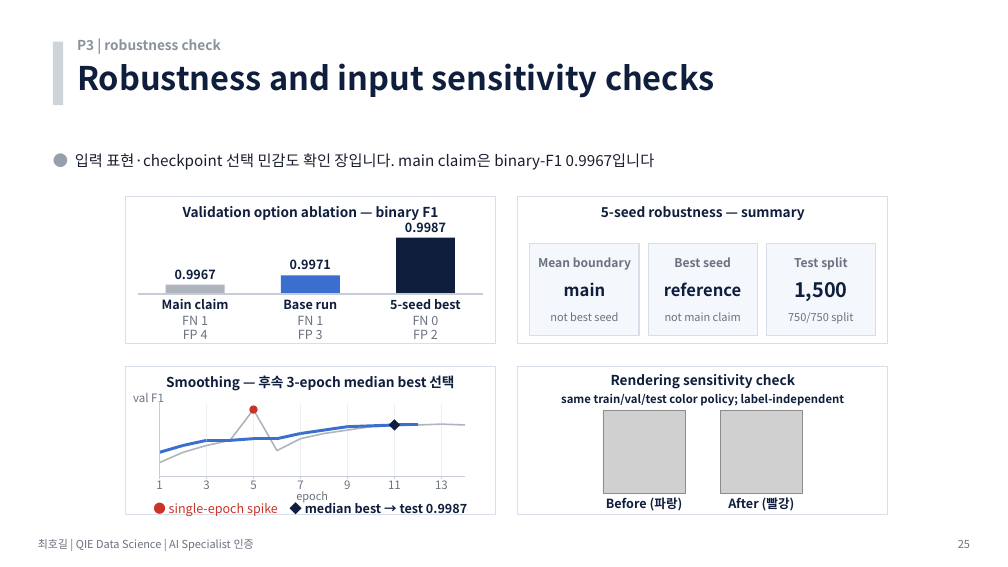
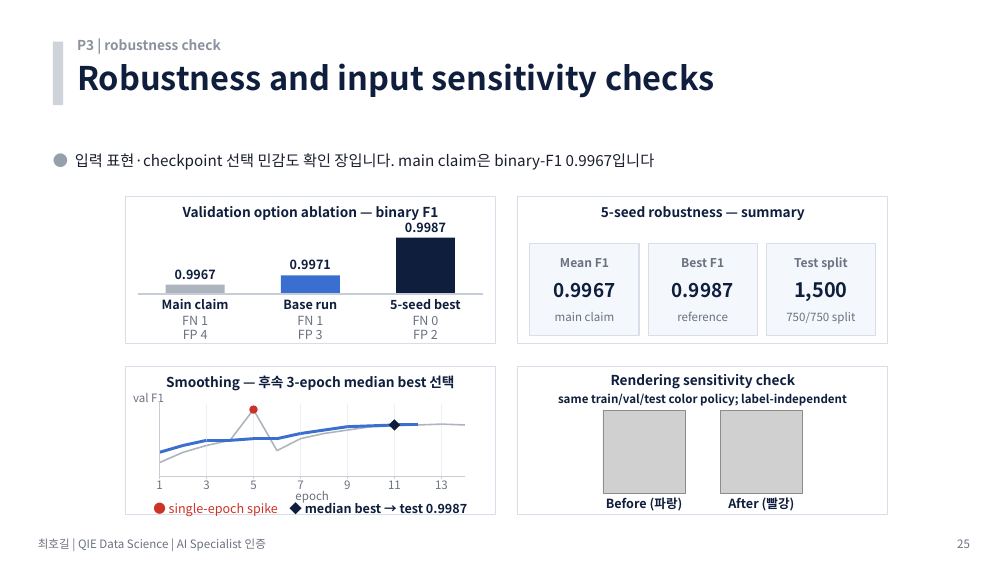
Before and after one commit to hogil/fbm_paper, a slide deck: slide 25 of recommendation/presentation/'26년 AI Specialist 면점 심사 자료_메모리사업부_최호길.pptx. Drawn at 1008x567 pixels with LibreOffice and Linux fonts; fonts in the diff are those of the drawing; grey boxes stand for pictures. Boxes give left, top, right and bottom in pixels: in the first picture for what was removed or moved away, otherwise in the second. Text is boxed around its words. In the diff, an @@ line names an element or a change of style, - is before the commit and + after.

Commit message:
Polish AI specialist deck readability

```diff
--- a/recommendation/presentation/'26년 AI Specialist 면점 심사 자료_메모리사업부_최호길.pptx
+++ b/recommendation/presentation/'26년 AI Specialist 면점 심사 자료_메모리사업부_최호길.pptx
@@ text at (x1=560, y1=258, x2=609, y2=267): text changed @@
-Mean boundary
+Mean F1
@@ text at (x1=681, y1=258, x2=724, y2=267): text changed @@
-Best seed
+Best F1
@@ text at (x1=554, y1=282, x2=616, y2=298): text changed; size 15.8 to 18 pt @@
-main
+0.9967
@@ text added at (x1=672, y1=282, x2=734, y2=298), 18 pt, text #0F1E3D, bold @@
+0.9987
@@ text at (x1=555, y1=312, x2=615, y2=321): text changed; size 10.5 to 11 pt @@
-not best seed
+main claim
@@ text "reference" moved from (x1=664, y1=282, x2=741, y2=297) to (x1=677, y1=312, x2=728, y2=321) @@
@@ text "reference" at (x1=677, y1=312, x2=728, y2=321): size 15.8 to 11 pt, text colour #0F1E3D to #6B7280, bold off @@
@@ text removed at (x1=665, y1=312, x2=741, y2=321) @@
-not main claim
@@ text "same train/val/test color policy; label-independent" at (x1=558, y1=393, x2=847, y2=406): size 10.8 to 11 pt @@
@@ size 10.5 to 11 pt in 4 elements at (x1=786, y1=312, x2=855, y2=324), (x1=295, y1=488, x2=329, y2=504), (x1=38, y1=538, x2=266, y2=551), (x1=957, y1=539, x2=970, y2=548) @@
```
Also in this commit, not shown: 25 other slides changed, 2 other files.
